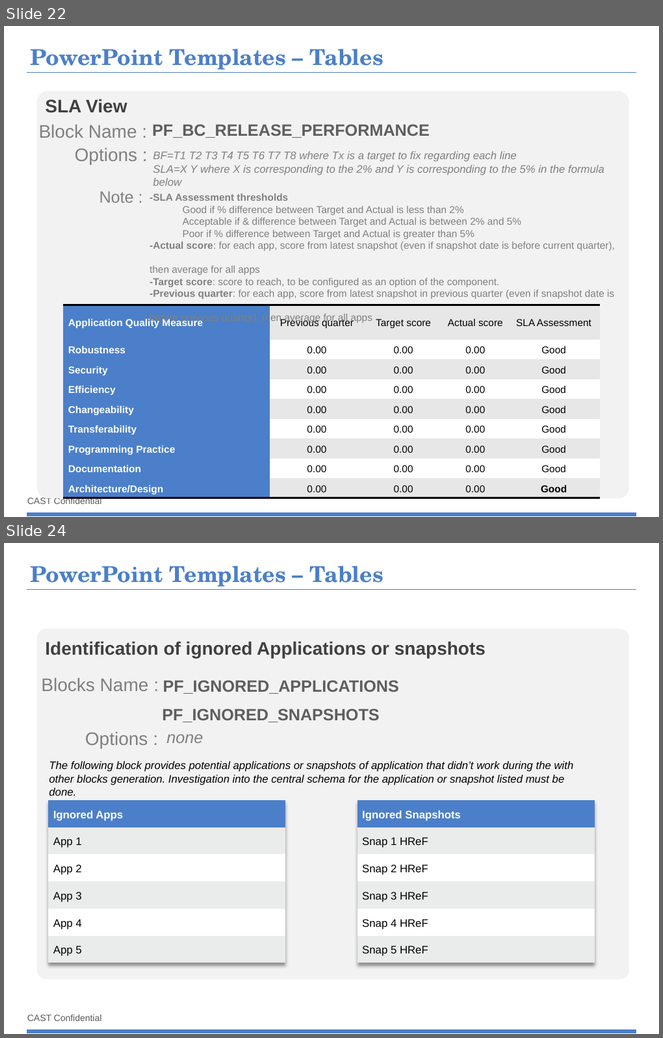
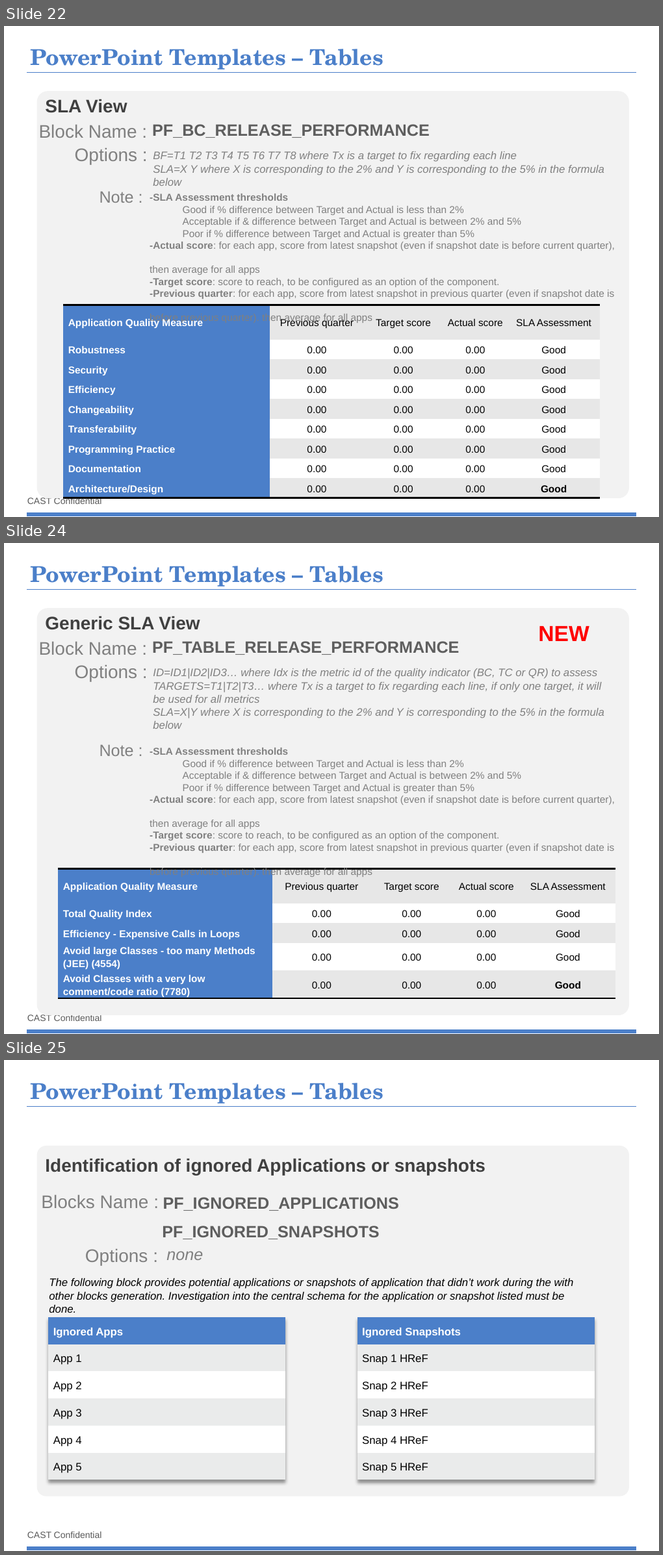
Before and after one commit to CAST-projects/CAST-ReportGenerator, a slide deck: CastReporting.Reporting.Core/Templates/Portfolio/Portfolio component library/1- Portfolio-Powerpoint-components-library.pptx. Shown one above the other, each under a label of ours: slides 22 and 24 before the commit, slides 22, 24 and 25 after it; the slides between them are not shown. The pictures are 663x1038 and 663x1555 pixels, drawn with LibreOffice and Linux fonts; fonts in the diff are those of the drawing; background and template pictures are left out. Boxes give left, top, right and bottom in pixels: in the first picture for what was removed or moved away, otherwise in the second. Text is boxed around its words. In the diff, an @@ line names an element or a change of style, - is before the commit and + after.

Commit message:
REPORTGEN-163: update library templates

```diff
--- a/CastReporting.Reporting.Core/Templates/Portfolio/Portfolio component library/1- Portfolio-Powerpoint-components-library.pptx
+++ b/CastReporting.Reporting.Core/Templates/Portfolio/Portfolio component library/1- Portfolio-Powerpoint-components-library.pptx
@@ slide 24 added at [4, 543, 659, 1034], background #FFFFFF; not listed: 3 template elements that a slide beside it also shows @@
@@ title added at [30, 566, 384, 590], 24 pt, text #4B7FC9, bold @@
+PowerPoint Templates – Tables
@@ rounded rectangle added at [36, 608, 629, 1016], fill #F2F2F2 @@
@@ text added at [45, 616, 200, 630], 20 pt, text #404040, bold @@
+Generic SLA View
@@ text added at [538, 626, 589, 641], 24 pt, text #FF0000, bold @@
+NEW
@@ text added at [39, 642, 137, 655], 20 pt, text #808080 @@
+Block Name :
@@ text added at [152, 641, 459, 655], 18 pt, text #5E5E5E, bold @@
+PF_TABLE_RELEASE_PERFORMANCE
@@ text added at [75, 665, 138, 681], 20 pt, text #808080 @@
+Options :
@@ text added at [153, 668, 605, 729], 12 pt, text #808080, italic @@
+ID=ID1|ID2|ID3… where Idx is the metric id of the quality indicator (BC, TC or QR) to assess
+TARGETS=T1|T2|T3… where Tx is a target to fix regarding each line, if only one target, it will be used for all metrics
+SLA=X|Y where X is corresponding to the 2% and Y is corresponding to the 5% in the formula below
@@ text added at [100, 745, 134, 756], 18 pt, text #808080 @@
+Note :
@@ text added at [150, 748, 615, 878], 11 pt, text #808080 @@
+-SLA Assessment thresholds
+  Good if % difference between Target and Actual is less than 2%
+  Acceptable if & difference between Target and Actual is between 2% and 5%
+  Poor if % difference between Target and Actual is greater than 5%
+-Actual score: for each app, score from latest snapshot (even if snapshot date is before current quarter),
+then average for all apps
+-Target score: score to reach, to be configured as an option of the component.
+-Previous quarter: for each app, score from latest snapshot in previous quarter (even if snapshot date is
+before previous quarter). then average for all apps
@@ table added at [59, 869, 616, 1000], 5 rows, 5 columns @@
+Application Quality Measure | Previous quarter | Target score | Actual score | SLA Assessment
+Total Quality Index | 0.00 | 0.00 | 0.00 | Good
+Efficiency - Expensive Calls in Loops | 0.00 | 0.00 | 0.00 | Good
+Avoid large Classes - too many Methods (JEE) (4554) | 0.00 | 0.00 | 0.00 | Good
+Avoid Classes with a very low comment/code ratio (7780) | 0.00 | 0.00 | 0.00 | Good
@@ what was slide 24 is now slide 25 @@
```
Also in this commit, not shown: 1 slide changed, 1 other file.
